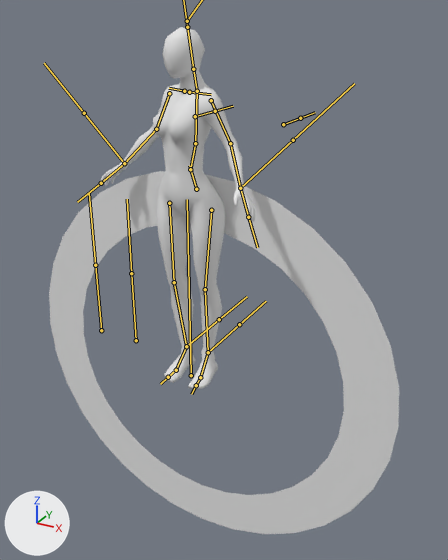
A saved change to the FBX model build/data/model/character.FBX.
Camera for both pictures: a camera (50 mm lens) standing at (1.4, -2.3, 1.66) and looking at (0.11, 0.05, 0.49). The axes (+X, +Y, +Z) are drawn at lower left. The lights are the same throughout. Both versions are drawn at frame 98 of the action 'Armature|LayerMotion01'; the numbers are the values there. The bones that bend it are drawn over the model as lines.

The first picture shows 'ChracterRootVisual', 'Cube.013'.
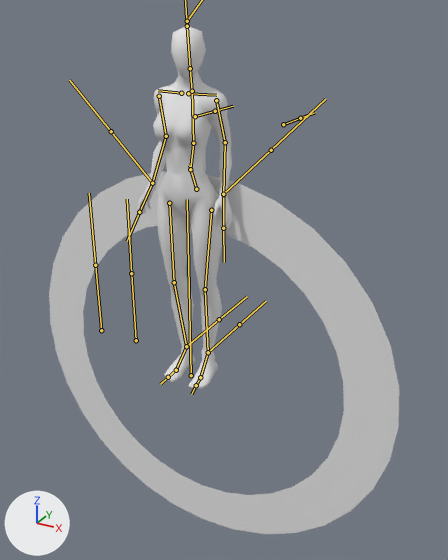
Boxes [x1, y1, x2, y2] around the edits, measured in the pictures (448 x 560 px):
'Cube.013', posed (39% narrower): before [100, 27, 255, 389]; after [138, 26, 232, 389]
bone 'Spine', root to tip: before (190, 169) to (195, 143); after (190, 169) to (193, 143)
bone 'Ribcage', root to tip: before (195, 143) to (197, 90); after (193, 143) to (192, 90)
bone 'UpperArm.L', root to tip: before (211, 100) to (230, 143); after (216, 100) to (225, 142)
bone 'LowerArm.L', root to tip: before (230, 143) to (240, 188); after (225, 142) to (223, 194)
bone 'Neck', root to tip: before (197, 91) to (193, 69); after (192, 91) to (190, 68)
bone 'Head', root to tip: before (193, 69) to (187, 27); after (190, 68) to (187, 26)
bone 'UpperArm.R', root to tip: before (169, 93) to (156, 129); after (159, 96) to (166, 136)
bone 'LowerArm.R', root to tip: before (156, 129) to (124, 163); after (166, 136) to (152, 183)

The edits, one by one:
Bone 'Spine' (bone_spine) turns from (1, -20, -5) to (0, 0, 0) degrees about its own x, y and z.
Bone 'Ribcage' (bone_ribcage) turns from (0, 0, 0) to (5, 0, 0) degrees about its own x, y and z.
Bone 'UpperArm.L' (bone_upperarm_l) turns from (-13, -14, 20) to (-30, 15, 6) degrees about its own x, y and z.
Bone 'LowerArm.L' (bone_lowerarm_l) turns from (7, 1, -21) to (4, 0, -11) degrees about its own x, y and z.
Bone 'Neck' (bone_neck) turns from (4, 0, 0) to (14, 6, 1) degrees about its own x, y and z.
Bone 'Head' (bone_head) turns from (-13, 0, 0) to (-14, 21, -5) degrees about its own x, y and z.
Bone 'UpperArm.R' (bone_upperarm_r) turns from (-3, -17, 4) to (-29, -14, -7) degrees about its own x, y and z.
Bone 'LowerArm.R' (bone_lowerarm_r) turns from (4, 0, 11) to (5, -1, 16) degrees about its own x, y and z.
